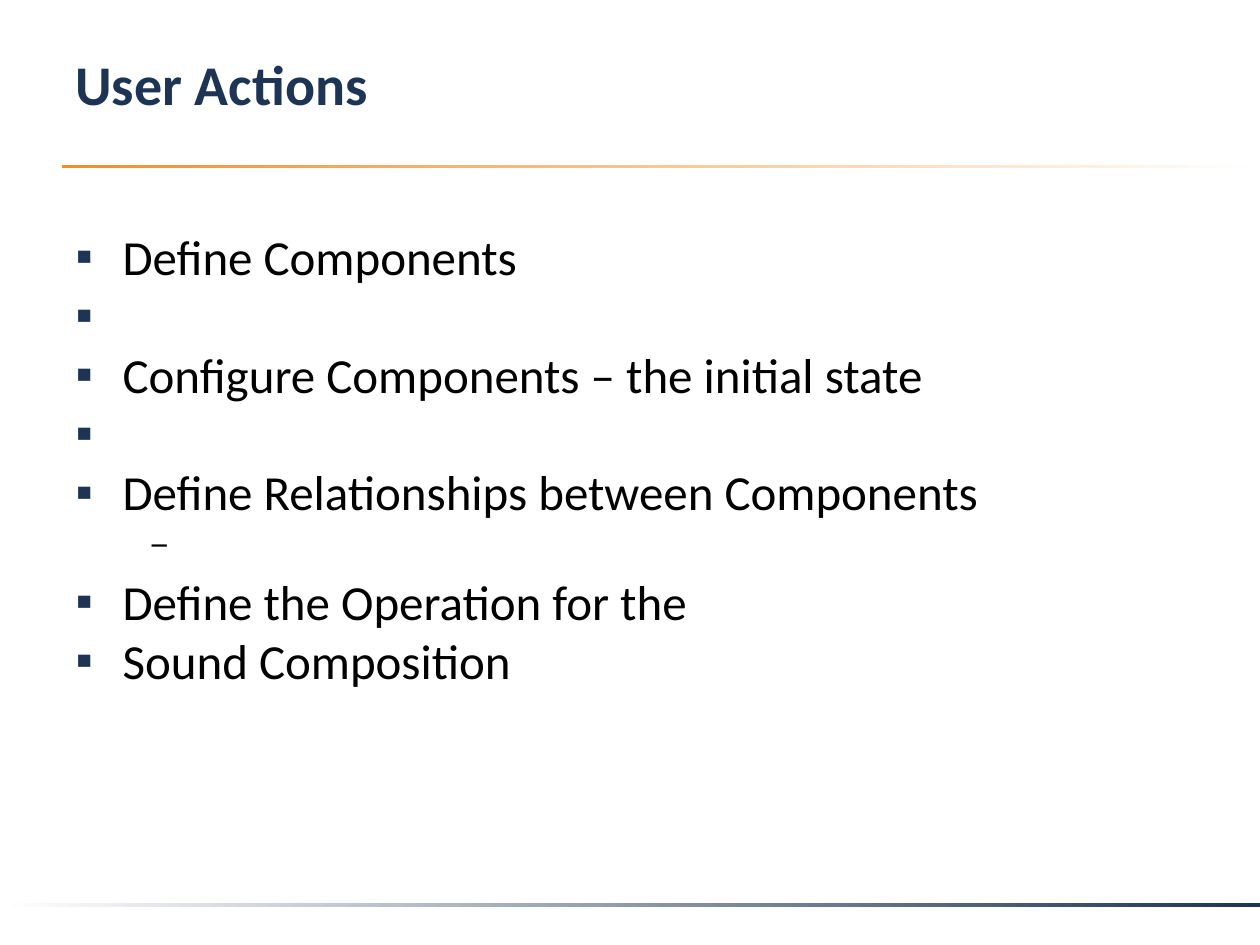
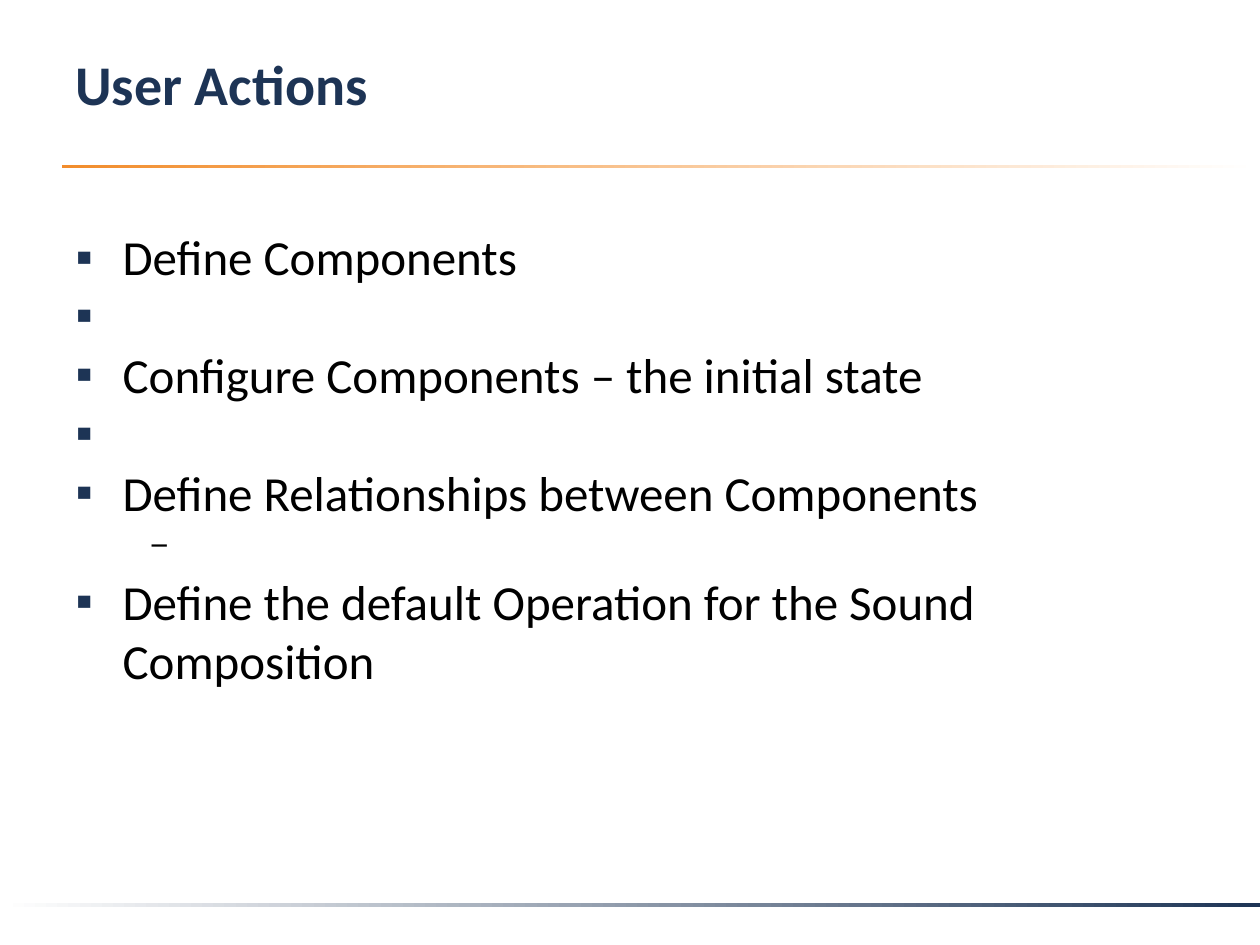
Before and after one commit to angelapopa/PSDSL, a slide deck: slide 5 of FinalProject/DSL_SS2018_FinalProject.pptx (slide 6 before the commit). Drawn at 1260x945 pixels with LibreOffice and Linux fonts; fonts in the diff are those of the drawing; background and template pictures are left out. Boxes give left, top, right and bottom in pixels: in the first picture for what was removed or moved away, otherwise in the second. Text is boxed around its words. In the diff, an @@ line names an element or a change of style, - is before the commit and + after.

```diff
--- a/FinalProject/DSL_SS2018_FinalProject.pptx
+++ b/FinalProject/DSL_SS2018_FinalProject.pptx
@@ text at [123,586,974,687]: text changed @@
-▪ Define the Operation for the
-▪ Sound Composition
+▪ Define the default Operation for the Sound Composition
```
Also in this commit, not shown: 7 other slides changed, 1 slide removed, 1 other file.
